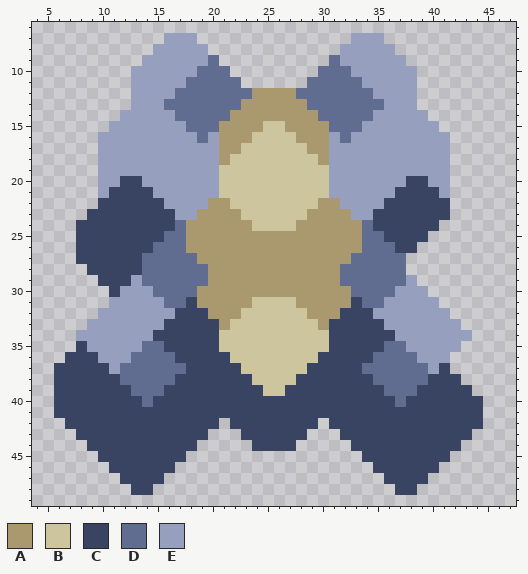
A pixel-art sprite gets an edit: sprites/units/core/engineer.png. The picture above is the old version.
The file is 52x54 pixels. Colours within 5 levels of each other are drawn and written as one. Shown: x 4..47, y 6..49.
Palette (. is transparent): A #aa996e  B #ccc59d  C #394462  D #606d90  E #96a0be
After the commit:
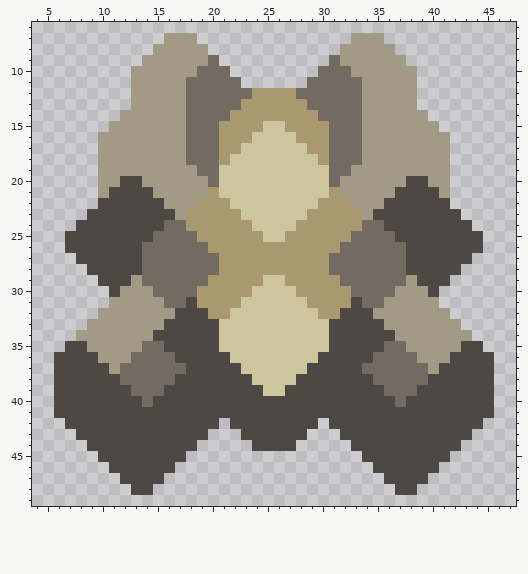
Edits made:
{"colour":"C","old":"#394462","new":"#4d4843"}
{"colour":"D","old":"#606d90","new":"#736b62"}
{"colour":"E","old":"#96a0be","new":"#a39a86"}
{"y":12,"x":17,"old":"D","new":"E"}
{"y":12,"x":34,"old":"D","new":"E"}
{"y":13,"x":16,"old":"DD","new":"EE"}
{"y":13,"x":34,"old":"DD","new":"EE"}
{"y":14,"x":17,"old":"D","new":"E"}
{"y":14,"x":34,"old":"D","new":"E"}
{"y":16,"x":18,"old":"E","new":"D"}
{"y":16,"x":20,"old":"E","new":"D"}
{"y":16,"x":31,"old":"E","new":"D"}
{"y":16,"x":33,"old":"E","new":"D"}
{"y":17,"x":18,"old":"EEE","new":"DDD"}
{"y":17,"x":31,"old":"EEE","new":"DDD"}
{"y":18,"x":18,"old":"EEE","new":"DDD"}
{"y":18,"x":31,"old":"EEE","new":"DDD"}
{"y":19,"x":19,"old":"EE","new":"DD"}
{"y":19,"x":31,"old":"EE","new":"DD"}
{"y":20,"x":20,"old":"E","new":"D"}
{"y":20,"x":31,"old":"E","new":"D"}
{"y":21,"x":20,"old":"E","new":"A"}
{"y":21,"x":31,"old":"E","new":"A"}
{"y":22,"x":19,"old":"E","new":"A"}
{"y":22,"x":32,"old":"E","new":"A"}
{"y":23,"x":18,"old":"E","new":"A"}
{"y":23,"x":33,"old":"E","new":"A"}
{"y":23,"x":42,"old":".","new":"C"}
{"y":24,"x":16,"old":"C","new":"D"}
{"y":24,"x":35,"old":"C","new":"D"}
{"y":24,"x":41,"old":"...","new":"CCC"}
{"y":25,"x":7,"old":".","new":"C"}
{"y":25,"x":15,"old":"C","new":"D"}
{"y":25,"x":18,"old":"A","new":"D"}
{"y":25,"x":25,"old":"AA","new":"BB"}
{"y":25,"x":33,"old":"A","new":"D"}
{"y":25,"x":36,"old":"C","new":"D"}
{"y":25,"x":40,"old":".....","new":"CCCCC"}
{"y":26,"x":7,"old":".","new":"C"}
{"y":26,"x":14,"old":"C","new":"D"}
{"y":26,"x":18,"old":"AA","new":"DD"}
{"y":26,"x":32,"old":"AA","new":"DD"}
{"y":26,"x":37,"old":"C","new":"D"}
{"y":26,"x":39,"old":"......","new":"CCCCCC"}
{"y":27,"x":19,"old":"AA","new":"DD"}
{"y":27,"x":31,"old":"AA","new":"DD"}
{"y":27,"x":38,"old":"......","new":"CCCCCC"}
{"y":28,"x":20,"old":"A","new":"D"}
{"y":28,"x":31,"old":"A","new":"D"}
{"y":28,"x":38,"old":".....","new":"CCCCC"}
{"y":29,"x":25,"old":"AA","new":"BB"}
{"y":29,"x":39,"old":"...","new":"CCC"}
{"y":30,"x":24,"old":"AAAA","new":"BBBB"}
{"y":30,"x":40,"old":".","new":"C"}
{"y":31,"x":23,"old":"A","new":"B"}
{"y":31,"x":28,"old":"A","new":"B"}
{"y":32,"x":22,"old":"A","new":"B"}
{"y":32,"x":29,"old":"A","new":"B"}
{"y":33,"x":21,"old":"A","new":"B"}
{"y":33,"x":30,"old":"A","new":"B"}
{"y":35,"x":7,"old":".","new":"C"}
{"y":35,"x":43,"old":"..","new":"CC"}
{"y":36,"x":6,"old":".","new":"C"}
{"y":36,"x":42,"old":"....","new":"CCCC"}
{"y":37,"x":42,"old":"....","new":"CCCC"}
{"y":38,"x":43,"old":"...","new":"CCC"}
{"y":39,"x":44,"old":"..","new":"CC"}
{"y":40,"x":45,"old":".","new":"C"}
{"y":41,"x":45,"old":".","new":"C"}
{"label":"changed","picture_box":[54,33,494,495]}
